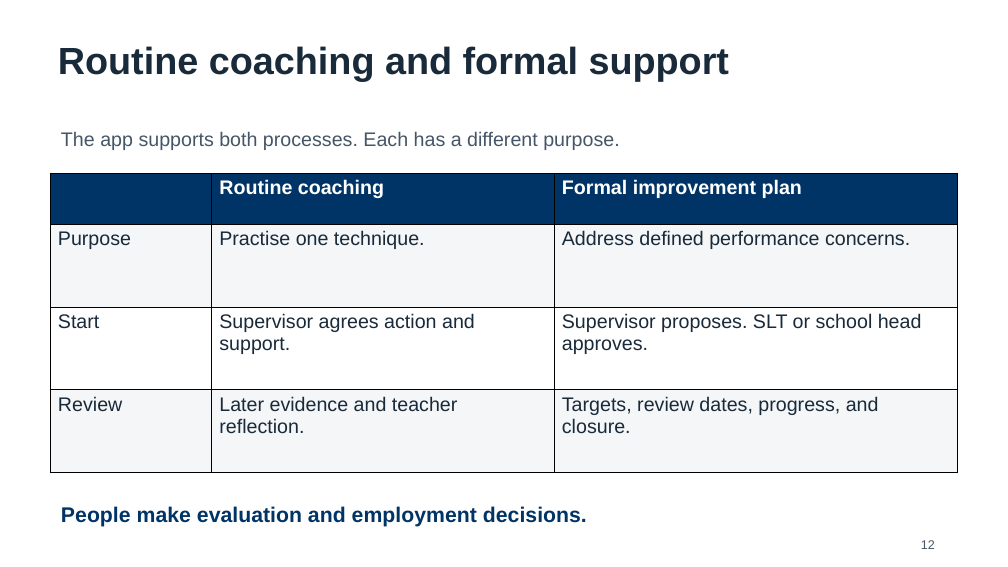
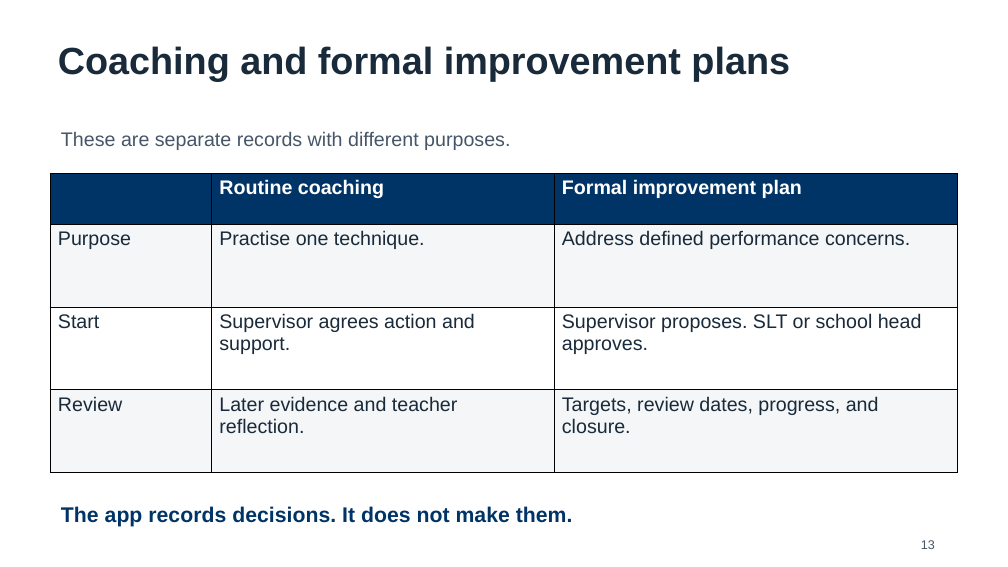
Before and after one commit to bodangren/ra-math-advantage, a slide deck: slide 13 of outputs/danielson-slt_20260907/output/HDKWA-Danielson-SLT-Feature-Review-Final.pptx (slide 12 before the commit). Drawn at 1008x567 pixels with LibreOffice and Linux fonts; fonts in the diff are those of the drawing. Boxes give left, top, right and bottom in pixels: in the first picture for what was removed or moved away, otherwise in the second. Text is boxed around its words. In the diff, an @@ line names an element or a change of style, - is before the commit and + after.

```diff
--- a/outputs/danielson-slt_20260907/output/HDKWA-Danielson-SLT-Feature-Review-Final.pptx
+++ b/outputs/danielson-slt_20260907/output/HDKWA-Danielson-SLT-Feature-Review-Final.pptx
@@ text at [58, 46, 790, 81]: text changed @@
-Routine coaching and formal support
+Coaching and formal improvement plans
@@ text at [61, 131, 510, 150]: text changed @@
-The app supports both processes. Each has a different purpose.
+These are separate records with different purposes.
@@ text at [61, 506, 573, 527]: text changed @@
-People make evaluation and employment decisions.
+The app records decisions. It does not make them.
```
Also in this commit, not shown: 15 other slides changed, 2 slides added, 1 slide removed.
